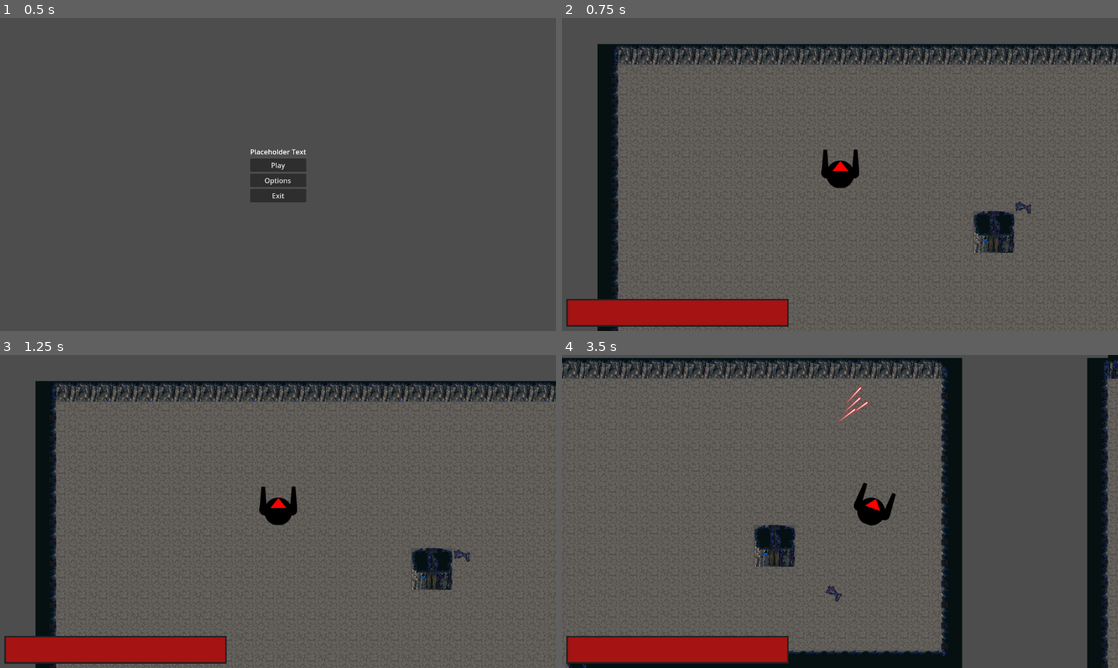
Above: before the commit, frames 1-4 (two rows, left to right).
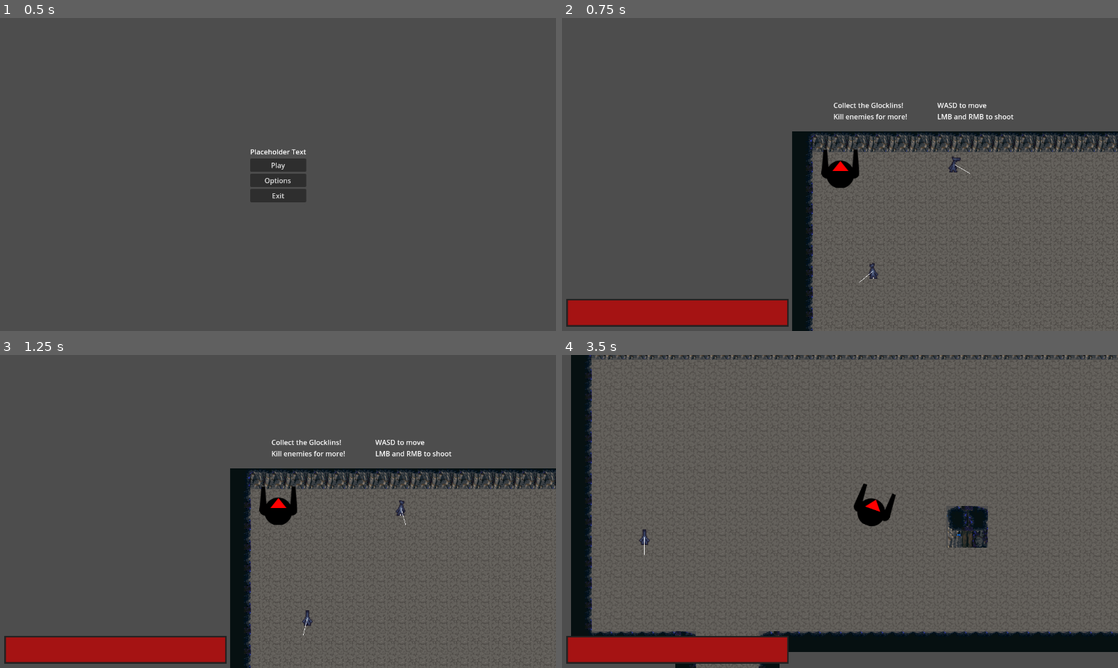
Above: after the commit, the same moments.

Repository: JehtBlack/tiny-creatures
Game: Godot game, scene res://scenes/main_menu.tscn
The game is run twice, just before and just after one commit, with the same random seed, the same clock (stepped at 60 frames per second) and the same inputs.
Inputs (mouse positions are in pixels of both pictures, inside the frame that each line leads up to):
- Up to frame 1 (0.5 s): no input
- Up to frame 2 (0.75 s): click "Play" at 0.5 s
- Up to frame 3 (1.25 s): no input
- Up to frame 4 (3.5 s): move the mouse to (962, 495) at 1.27 s; hold D (Right) 1.28-2.03 s; click (962, 495) at 1.35 s; move the mouse to (728, 527) at 2.02 s; hold S (Backward) 2.03-2.78 s; right-click (728, 527) at 2.1 s; move the mouse to (895, 442) at 2.77 s; hold D (Right) from 2.78 s (still down); click (895, 442) at 2.85 s

Frame 1 is identical in both runs. In frame 2, 17% of the frame differs, in the area x 6-100%, y 8-100%; in frame 3, 17%; in frame 4, 23%, in the area x 0-100%, y 0-100%.

Commit message:
Add some 8 way graphics for glocklins Removed contact enemies as contact damage isn't added yet Add some minor tutorial stuff Fix gun addition code Prevent player bullets from hurting the player

Diff:
--- a/project.godot
+++ b/project.godot
@@ -24,6 +24,8 @@
 
 window/size/viewport_width=1280
 window/size/viewport_height=720
+mouse_cursor/custom_image="res://assets/sprites/crosshair.png"
+mouse_cursor/custom_image_hotspot=Vector2(31, 31)
 
 [dotnet]
 
--- a/scenes/glocklin.gd
+++ b/scenes/glocklin.gd
@@ -22,12 +22,18 @@
 	var target_point = NavigationServer2D.map_get_random_point($NavigationAgent2D.get_navigation_map(), 1, false)
 	$NavigationAgent2D.target_position = target_point
 
+func rotate_sprite():
+	var angle = velocity.angle()
+	var frame_index = abs(int(((angle / (2 * PI))) * 8) + 4)
+	$Line2D.rotation = angle
+	$Sprite2D.frame = frame_index
+
 func _physics_process(_delta):
 	var next_path_pos: Vector2 = $NavigationAgent2D.get_next_path_position()
 	var direction: Vector2 = (next_path_pos - global_position).normalized()
 	$NavigationAgent2D.velocity = direction * run_speed
 	move_and_slide()
-
+	rotate_sprite()
 
 func _on_area_pickup_body_entered(body: Node2D) -> void:
 	if body.is_in_group("player"):
@@ -37,7 +43,7 @@
 
 func _on_navigation_agent_2d_velocity_computed(safe_velocity: Vector2) -> void:
 	velocity = safe_velocity
-	rotation = velocity.angle()
+	# rotation = velocity.angle()
 
 
 func _on_navigation_agent_2d_target_reached() -> void:
--- a/scenes/glocklin.tscn
+++ b/scenes/glocklin.tscn
@@ -2,7 +2,7 @@
 
 [ext_resource type="Script" path="res://scenes/glocklin.gd" id="1_17nfb"]
 [ext_resource type="PackedScene" uid="uid://e5ts482qt8xw" path="res://scenes/gun.tscn" id="2_xwy65"]
-[ext_resource type="Texture2D" uid="uid://gvjg6morfnnp" path="res://assets/sprites/glocklin-proto.png" id="3_tsyh6"]
+[ext_resource type="Texture2D" uid="uid://drovgye42nx34" path="res://assets/sprites/glocklin-8-way-proto.png" id="3_k3qn8"]
 
 [sub_resource type="CircleShape2D" id="CircleShape2D_4olo4"]
 radius = 42.0476
@@ -25,7 +25,8 @@
 
 [node name="Sprite2D" type="Sprite2D" parent="."]
 scale = Vector2(2, 2)
-texture = ExtResource("3_tsyh6")
+texture = ExtResource("3_k3qn8")
+hframes = 8
 
 [node name="AreaPickup" type="Area2D" parent="."]
 collision_layer = 16
@@ -38,6 +39,10 @@
 visible = false
 shape = SubResource("CapsuleShape2D_su70n")
 
+[node name="Line2D" type="Line2D" parent="."]
+points = PackedVector2Array(0, 0, 41, 0)
+width = 1.0
+
 [connection signal="target_reached" from="NavigationAgent2D" to="." method="_on_navigation_agent_2d_target_reached"]
 [connection signal="velocity_computed" from="NavigationAgent2D" to="." method="_on_navigation_agent_2d_velocity_computed"]
 [connection signal="body_entered" from="AreaPickup" to="." method="_on_area_pickup_body_entered"]
--- a/scenes/gun.tscn
+++ b/scenes/gun.tscn
@@ -6,6 +6,7 @@
 [node name="Gun" type="Node2D"]
 script = ExtResource("1_vo6wq")
 bullet = ExtResource("2_utg78")
+fire_rate = 6.0
 
 [node name="Sprite2D" type="Sprite2D" parent="."]
 
--- a/scenes/level_one.tscn
+++ b/scenes/level_one.tscn
@@ -1,14 +1,13 @@
-[gd_scene load_steps=7 format=4 uid="uid://bw0njjvgourr7"]
+[gd_scene load_steps=6 format=4 uid="uid://bw0njjvgourr7"]
 
 [ext_resource type="PackedScene" uid="uid://dqoxhn6h3ht8f" path="res://scenes/super_level.tscn" id="1_8cjel"]
 [ext_resource type="PackedScene" uid="uid://dv2fel12id8xt" path="res://scenes/glocklin.tscn" id="2_cxsga"]
 [ext_resource type="PackedScene" uid="uid://b3vsikp73trth" path="res://scenes/shooty_enemy.tscn" id="3_4s66y"]
-[ext_resource type="PackedScene" uid="uid://nkvpadg1tdl8" path="res://scenes/basic_enemy.tscn" id="3_xasfe"]
-[ext_resource type="PackedScene" path="res://scenes/health_pickup.tscn" id="5_f766t"]
-[ext_resource type="PackedScene" path="res://scenes/SpawnPoint.tscn" id="6_6r8ov"]
+[ext_resource type="PackedScene" uid="uid://c4kcqa544jb0t" path="res://scenes/health_pickup.tscn" id="5_f766t"]
+[ext_resource type="PackedScene" uid="uid://5l1nm3cwh35v" path="res://scenes/SpawnPoint.tscn" id="6_6r8ov"]
 
 [node name="LevelOne" instance=ExtResource("1_8cjel")]
-enemy_array = Array[PackedScene]([ExtResource("3_xasfe"), ExtResource("3_4s66y")])
+enemy_array = Array[PackedScene]([ExtResource("3_4s66y")])
 glocklin = ExtResource("2_cxsga")
 health_pickup = ExtResource("5_f766t")
 
@@ -19,16 +18,10 @@
 tile_map_data = PackedByteArray("AAD//wAABAADAAMAAAD//wEABAADAAQAAAD//wIABAADAAQAAAD//wMABAADAAQAAAD//wQABAADAAQAAAD//w …(7744 unchanged characters)…
 
 [node name="Glocklin" parent="Glocklins" index="0" instance=ExtResource("2_cxsga")]
-position = Vector2(932, 370)
+position = Vector2(320, 73)
 
 [node name="Glocklin2" parent="Glocklins" index="1" instance=ExtResource("2_cxsga")]
-position = Vector2(902, 896)
-
-[node name="Glocklin3" parent="Glocklins" index="2" instance=ExtResource("2_cxsga")]
-position = Vector2(613, 1248)
-
-[node name="Glocklin4" parent="Glocklins" index="3" instance=ExtResource("2_cxsga")]
-position = Vector2(124, 911)
+position = Vector2(143, 317)
 
 [node name="SpawnPoints" parent="." index="5"]
 position = Vector2(0, 0)
@@ -59,3 +52,25 @@
 
 [node name="SpawnPoint9" parent="SpawnPoints" index="8" instance=ExtResource("6_6r8ov")]
 position = Vector2(1742, -133)
+
+[node name="Player" parent="." index="6"]
+position = Vector2(62, 99)
+
+[node name="Camera2D" parent="Player" index="5"]
+metadata/_edit_lock_ = true
+
+[node name="Label" type="Label" parent="." index="7"]
+offset_left = 47.0
+offset_top = -72.0
+offset_right = 208.0
+offset_bottom = -49.0
+text = "Collect the Glocklins!
+Kill enemies for more!"
+
+[node name="Label" type="Label" parent="Label" index="0"]
+layout_mode = 0
+offset_left = 239.0
+offset_right = 409.0
+offset_bottom = 49.0
+text = "WASD to move
+LMB and RMB to shoot"
--- a/scenes/player.gd
+++ b/scenes/player.gd
@@ -38,16 +38,20 @@
 	var left_gun_count = $LeftGuns.get_child_count()
 	var right_gun_count = $RightGuns.get_child_count()
 	if left_gun_count < right_gun_count:
-		_add_gun_to_container(gun, $LeftGuns)
+		_add_gun_to_container(gun, $LeftGuns, true)
 	elif left_gun_count > right_gun_count:
-		_add_gun_to_container(gun, $RightGuns)
+		_add_gun_to_container(gun, $RightGuns, false)
 	else:
-		_add_gun_to_container(gun, $LeftGuns if randi() % 2 == 0 else $RightGuns)
+		var choice = randi() % 2
+		_add_gun_to_container(gun, $LeftGuns if choice == 0 else $RightGuns, choice == 0)
 
-func _add_gun_to_container(gun: PackedScene, container: Node2D):
+func _add_gun_to_container(gun: PackedScene, container: Node2D, negative_pos_growth: bool):
 	var new_gun = gun.instantiate() as Node2D
+	container.add_child(new_gun)
 	new_gun.transform = container.transform
-	container.add_child(new_gun)
+	var growth_direction: float = -1.0 if negative_pos_growth else 1.0
+	new_gun.position = Vector2.ZERO + (container.get_child_count() * Vector2(0, growth_direction * 20))
+	# new_gun.global_position = container.global_position
 
 func shoot():
 	_shoot_guns("ShootLeft", $LeftGuns)
--- a/scenes/player.tscn
+++ b/scenes/player.tscn
@@ -1,8 +1,7 @@
-[gd_scene load_steps=5 format=3 uid="uid://2k4goowntk4a"]
+[gd_scene load_steps=4 format=3 uid="uid://2k4goowntk4a"]
 
 [ext_resource type="Script" path="res://scenes/player.gd" id="1_y1rou"]
 [ext_resource type="Texture2D" uid="uid://cup464pvt0n6h" path="res://assets/sprites/player-proto.png" id="2_qfk1d"]
-[ext_resource type="PackedScene" uid="uid://e5ts482qt8xw" path="res://scenes/gun.tscn" id="3_bdogp"]
 
 [sub_resource type="CircleShape2D" id="CircleShape2D_ldg6g"]
 radius = 32.0156
@@ -20,34 +19,10 @@
 shape = SubResource("CircleShape2D_ldg6g")
 
 [node name="LeftGuns" type="Node2D" parent="."]
-position = Vector2(0, -34)
-
-[node name="GunLeft" parent="LeftGuns" instance=ExtResource("3_bdogp")]
-position = Vector2(31, -1)
-fire_rate = 5.0
-
-[node name="GunLeft2" parent="LeftGuns" instance=ExtResource("3_bdogp")]
-position = Vector2(46, 16)
-fire_rate = 5.0
-
-[node name="GunLeft3" parent="LeftGuns" instance=ExtResource("3_bdogp")]
-position = Vector2(42, -16)
-fire_rate = 5.0
-
-[node name="GunLeft4" parent="LeftGuns" instance=ExtResource("3_bdogp")]
-position = Vector2(10, -22)
-fire_rate = 5.0
+position = Vector2(0, -39)
 
 [node name="RightGuns" type="Node2D" parent="."]
-position = Vector2(0, 35)
-
-[node name="GunRight" parent="RightGuns" instance=ExtResource("3_bdogp")]
-position = Vector2(32, 2)
-fire_rate = 50.0
-
-[node name="GunRight2" parent="RightGuns" instance=ExtResource("3_bdogp")]
-position = Vector2(1, 19)
-fire_rate = 50.0
+position = Vector2(0, 41)
 
 [node name="NavigationObstacle2D" type="NavigationObstacle2D" parent="."]
 radius = 200.0
--- a/scenes/spawn_point.gd
+++ b/scenes/spawn_point.gd
@@ -1,4 +1,7 @@
 extends Marker2D
+
+@export var min_spawn_time = 5.0
+@export var max_spawn_time = 15.0
 
 signal spawn_enemy(spawn_position: Vector2)
 var spawn_timer: Timer
@@ -6,7 +9,7 @@
 func _ready() -> void:
 	spawn_timer = Timer.new()
 	add_child(spawn_timer)
-	spawn_timer.wait_time = randf_range(9.0, 12.0)
+	spawn_timer.wait_time = randf_range(min_spawn_time, max_spawn_time)
 	spawn_timer.timeout.connect(attempt_to_spawn_enemy)
 	spawn_timer.start()
 
--- a/scenes/super_level.gd
+++ b/scenes/super_level.gd
@@ -15,15 +15,19 @@
 		if "spawn_enemy" in spawn_point:
 			spawn_point.spawn_enemy.connect(_on_spawn_enemy)
 
-func spawn_projectile(projectile: PackedScene, spawn_position: Vector2, direction: Vector2, speed: float) -> void:
+func spawn_projectile(projectile: PackedScene, exclude_collision_mask: int, spawn_position: Vector2, direction: Vector2, speed: float) -> void:
 	var projectile_instance = projectile.instantiate() as Projectile
 	projectile_instance.position = spawn_position
 	projectile_instance.rotation = direction.angle()
 	projectile_instance.speed = speed
+	projectile_instance.collision_mask &= ~exclude_collision_mask
 	$Projectiles.add_child(projectile_instance)
 
 func _on_player_spawn_projectile(projectile: PackedScene, spawn_position: Vector2, direction: Vector2, speed: float) -> void:
-	spawn_projectile(projectile, spawn_position, direction, speed)
+	spawn_projectile(projectile, 1, spawn_position, direction, speed)
+
+func _on_enemy_spawn_projectile(projectile: PackedScene, spawn_position: Vector2, direction: Vector2, speed: float) -> void:
+	spawn_projectile(projectile, 2, spawn_position, direction, speed)
 
 func _on_player_health_depleted() -> void:
 	var end_screen = preload("res://scenes/end_screen.tscn").instantiate()
@@ -43,7 +47,7 @@
 
 	toDrop = item
 
-	var result = randi_range(0, 10)
+	var result = randi_range(0, 5)
 	print(result)
 
 
@@ -63,7 +67,7 @@
 			print("Health dropped")
 
 		print("successful")
-		success = 0
+		success = 1
 
 	else:
 		print("no luck")
@@ -80,4 +84,4 @@
 		if "pick_new_target" in enemy:
 			enemy.pick_new_target()
 		if "spawn_projectile" in enemy:
-			enemy.spawn_projectile.connect(_on_player_spawn_projectile)
+			enemy.spawn_projectile.connect(_on_enemy_spawn_projectile)
Binary file added: assets/sprites/crosshair.png
Not shown, added: assets/sprites/crosshair.png.import
Binary file added: assets/sprites/glocklin-8-way-proto.png
Not shown, added: assets/sprites/glocklin-8-way-proto.png.import
